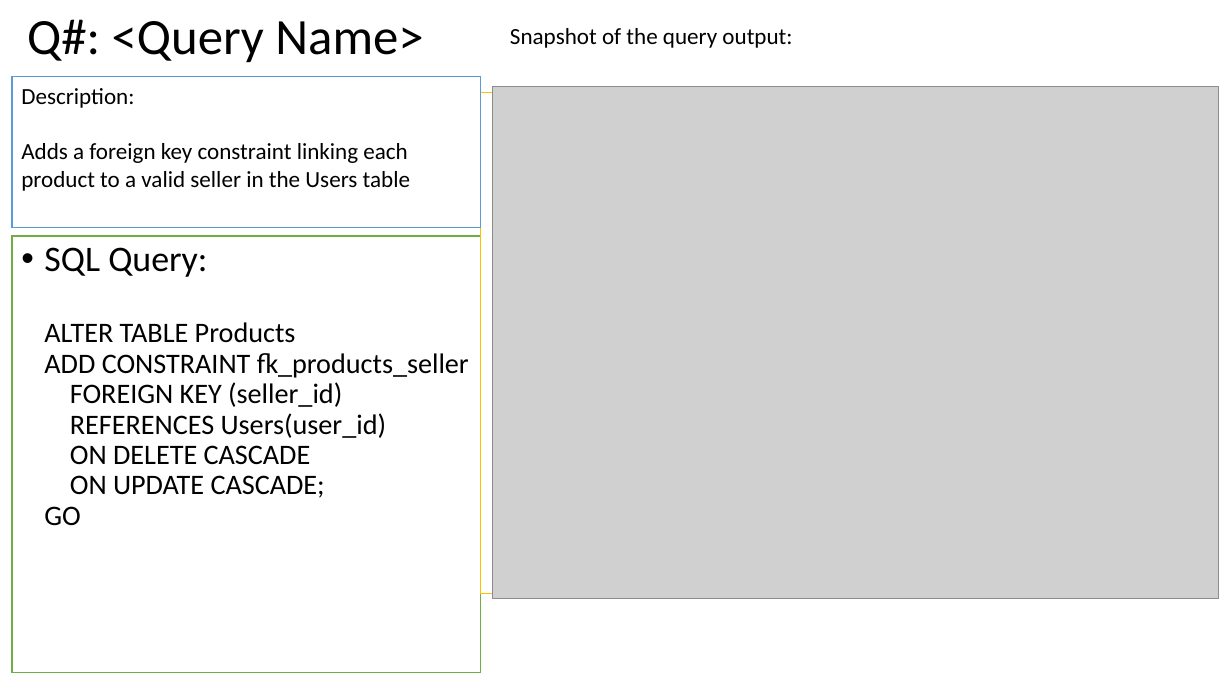
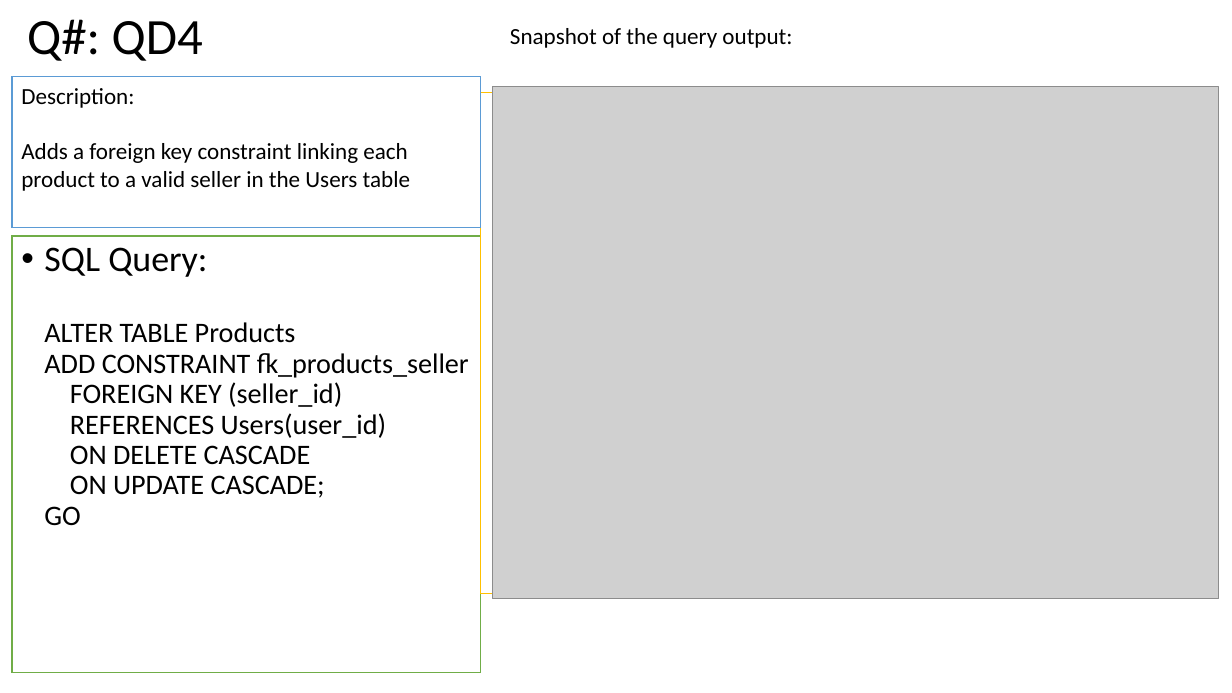
Before and after one commit to adamrodi/CMPS4390, a slide deck: slide 7 of Docs/PA2.pptx. Drawn at 1232x693 pixels with LibreOffice and Linux fonts; fonts in the diff are those of the drawing; grey boxes stand for pictures. Boxes give left, top, right and bottom in pixels: in the first picture for what was removed or moved away, otherwise in the second. Text is boxed around its words. In the diff, an @@ line names an element or a change of style, - is before the commit and + after.

```diff
--- a/Docs/PA2.pptx
+++ b/Docs/PA2.pptx
@@ title at bbox=[27, 19, 203, 61]: text changed @@
-Q#: <Query Name>
+Q#: QD4
```
Also in this commit, not shown: 8 other slides changed, 10 slides added, 4 other files.
